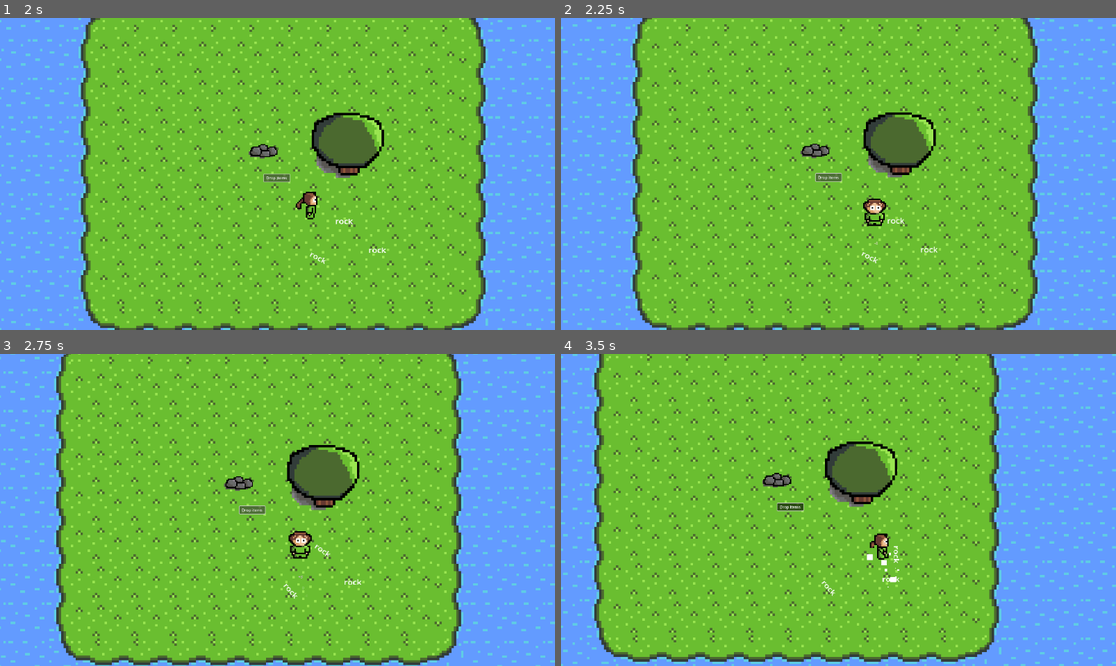
Above: before the commit, frames 1-4 (two rows, left to right).
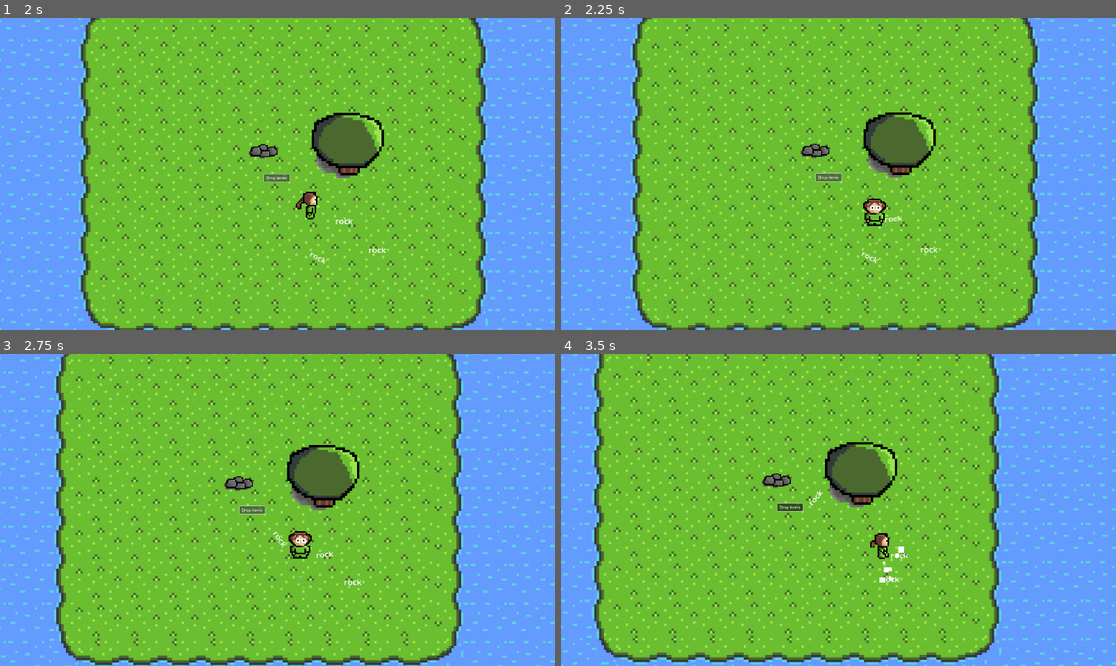
Above: after the commit, the same moments.

Repository: aubindetrez/DigitalReborn
Game: Godot game, scene res://scenes/main_scene.tscn
The game is run twice, just before and just after one commit, with the same random seed, the same clock (stepped at 60 frames per second) and the same inputs. Sound files missing from this copy of the repository are replaced by a short silence.
Inputs:
- Up to frame 1 (2 s): click "Drop items" at 0.5 s; tap Enter (ui_accept) at 1.25 s; hold Right (ui_right) from 1.28 s (still down); hold Enter (ui_accept) from 1.28 s (still down)
- Up to frame 2 (2.25 s): release Right (ui_right) at 2.03 s; release Enter (ui_accept) at 2.03 s; hold Down (ui_down) from 2.03 s (still down); tap Enter (ui_accept) at 2.1 s
- Up to frame 3 (2.75 s): keep holding Down (ui_down); tap Enter (ui_accept) at 2.27, 2.57 s
- Up to frame 4 (3.5 s): release Down (ui_down) at 2.78 s; hold Right (ui_right) from 2.78 s (still down); hold Enter (ui_accept) from 2.78 s (still down)

Frame 1 is identical in both runs. In frame 2, less than 0.1% of the frame differs, in the area x 58-62%, y 63-66%; in frame 3, 0.1%; in frame 4, 4.3%, in the area x 0-100%, y 0-100%.

Commit message:
Add player action: Grab Dropped items and move them around

Diff:
--- a/project.godot
+++ b/project.godot
@@ -15,6 +15,17 @@
 config/features=PackedStringArray("4.2", "GL Compatibility")
 config/icon="res://icon.svg"
 
+[input]
+
+ui_accept={
+"deadzone": 0.5,
+"events": [Object(InputEventKey,"resource_local_to_scene":false,"resource_name":"","device":0,"window_id":0,"alt_pressed":false,"shift_pressed":false,"ctrl_pressed":false,"meta_pressed":false,"pressed":false,"keycode":4194309,"physical_keycode":0,"key_label":0,"unicode":0,"echo":false,"script":null)
+, Object(InputEventKey,"resource_local_to_scene":false,"resource_name":"","device":0,"window_id":0,"alt_pressed":false,"shift_pressed":false,"ctrl_pressed":false,"meta_pressed":false,"pressed":false,"keycode":4194310,"physical_keycode":0,"key_label":0,"unicode":0,"echo":false,"script":null)
+, Object(InputEventKey,"resource_local_to_scene":false,"resource_name":"","device":0,"window_id":0,"alt_pressed":false,"shift_pressed":false,"ctrl_pressed":false,"meta_pressed":false,"pressed":false,"keycode":32,"physical_keycode":0,"key_label":0,"unicode":32,"echo":false,"script":null)
+, Object(InputEventKey,"resource_local_to_scene":false,"resource_name":"","device":-1,"window_id":0,"alt_pressed":false,"shift_pressed":false,"ctrl_pressed":false,"meta_pressed":false,"pressed":false,"keycode":0,"physical_keycode":69,"key_label":0,"unicode":101,"echo":false,"script":null)
+]
+}
+
 [physics]
 
 2d/default_gravity=0.0
--- /dev/null
+++ b/scenes/GrapRegion.gd
@@ -0,0 +1,51 @@
+extends Area2D
+class_name GrapRegion
+# When activated, will grab an object
+
+var can_grab: DroppedItem = null
+var grabbing: DroppedItem = null
+
+@export var activate: bool = false  :
+	get:
+		return activate
+	set(value):
+		if value:
+			drag_object(can_grab)
+		else:
+			drop_object()
+
+
+func _process(delta):
+	if grabbing:
+		grabbing.get_parent()._start_pulling(self.global_position)
+
+func drop_object():
+	if not grabbing:
+		return # Nothing to do
+	# TODO Remove the physic used to pull the object
+	grabbing.get_parent()._stop_pulling()
+	print("Dropping ",grabbing.common_name)
+	grabbing = null
+
+func drag_object(obj: DroppedItem):
+	if grabbing:
+		drop_object()
+	if not obj:
+		return # No new object to drag
+	grabbing = obj
+	# TODO Use physic to pull the object
+	grabbing.get_parent()._start_pulling(self.global_position)
+	print("Pulling ",grabbing.common_name)
+
+func _unhandled_key_input(event):
+	if event.is_action_pressed("ui_accept"):
+		activate = true
+	elif event.is_action_released("ui_accept"):
+		activate = false
+
+func _on_area_entered(area: DroppedItem):
+	print("Can grab: ", area.common_name)
+	can_grab = area
+
+func _on_area_exited(area):
+	can_grab = null
--- a/scenes/RigidBody2D_friction.gd
+++ b/scenes/RigidBody2D_friction.gd
@@ -1,4 +1,5 @@
 extends RigidBody2D
+class_name PullableRigidBody
 
 @export var friction: int
 @export var item_name: String
@@ -6,3 +7,23 @@
 	self.linear_damp = friction
 	$Merge_aka_Craft_Area.common_name=item_name
 	$Label.text = item_name
+
+var pulled_toward: Vector2 = Vector2.ZERO
+var pulled: bool = false
+
+func _start_pulling(direction: Vector2):
+	pulled_toward = direction
+	$CollisionShape2D.disabled = true
+	pulled = true
+	self.sleeping = false
+
+func _stop_pulling():
+	pulled = false
+	$CollisionShape2D.disabled = false
+	self.sleeping = false
+
+func _integrate_forces(state):
+	if pulled:
+		print("Pulled towards ", pulled_toward)
+		state.apply_central_force(10000*self.global_position.direction_to(pulled_toward))
+		#state.linear_velocity = 100*self.global_position.direction_to(pulled_toward).normalized()
--- a/scenes/main_scene.tscn
+++ b/scenes/main_scene.tscn
@@ -19,6 +19,7 @@
 [ext_resource type="Script" path="res://scenes/DropPoint.gd" id="9_or4j6"]
 [ext_resource type="AudioStream" uid="uid://byk73guyjs8pg" path="res://sounds/attack_rock.wav" id="10_kfqix"]
 [ext_resource type="AudioStream" uid="uid://dxmydkkdbhake" path="res://sounds/attack_tree.wav" id="12_dje2w"]
+[ext_resource type="Script" path="res://scenes/GrapRegion.gd" id="13_23sqs"]
 
 [sub_resource type="TileSetAtlasSource" id="TileSetAtlasSource_jivvp"]
 resource_name = "Floor"
@@ -369,7 +370,7 @@
 }]
 
 [sub_resource type="RectangleShape2D" id="RectangleShape2D_qon44"]
-size = Vector2(62, 97)
+size = Vector2(85, 86.5)
 
 [sub_resource type="RectangleShape2D" id="RectangleShape2D_s20h7"]
 size = Vector2(123, 59)
@@ -452,6 +453,16 @@
 
 [node name="CollisionShape2D" type="CollisionShape2D" parent="Player/AttackRegion"]
 position = Vector2(0, -96)
+shape = SubResource("RectangleShape2D_qon44")
+debug_color = Color(0.670588, 0.466667, 0.556863, 0.419608)
+
+[node name="GrapRegion" type="Area2D" parent="Player/AttackRegion"]
+collision_layer = 0
+collision_mask = 4
+script = ExtResource("13_23sqs")
+
+[node name="CollisionShape2D" type="CollisionShape2D" parent="Player/AttackRegion/GrapRegion"]
+position = Vector2(0, -88)
 shape = SubResource("RectangleShape2D_qon44")
 debug_color = Color(0.670588, 0.466667, 0.556863, 0.419608)
 
@@ -549,5 +560,7 @@
 [connection signal="area_shape_entered" from="Player/AttackRegion" to="Player/AttackRegion" method="_on_area_shape_entered"]
 [connection signal="body_entered" from="Player/AttackRegion" to="Player/AttackRegion" method="_on_body_entered"]
 [connection signal="body_shape_entered" from="Player/AttackRegion" to="Player/AttackRegion" method="_on_body_shape_entered"]
+[connection signal="area_entered" from="Player/AttackRegion/GrapRegion" to="Player/AttackRegion/GrapRegion" method="_on_area_entered"]
+[connection signal="area_exited" from="Player/AttackRegion/GrapRegion" to="Player/AttackRegion/GrapRegion" method="_on_area_exited"]
 [connection signal="timeout" from="StaticBody2D2-rock/Rock/HitBox/Timer" to="StaticBody2D2-rock/Rock/HitBox" method="_on_timer_timeout"]
 [connection signal="timeout" from="StaticBody2D-tree/HitBox/Timer" to="StaticBody2D-tree/HitBox" method="_on_timer_timeout"]
Not shown: 1 places in scenes/main_scene.tscn that only renumber resources
